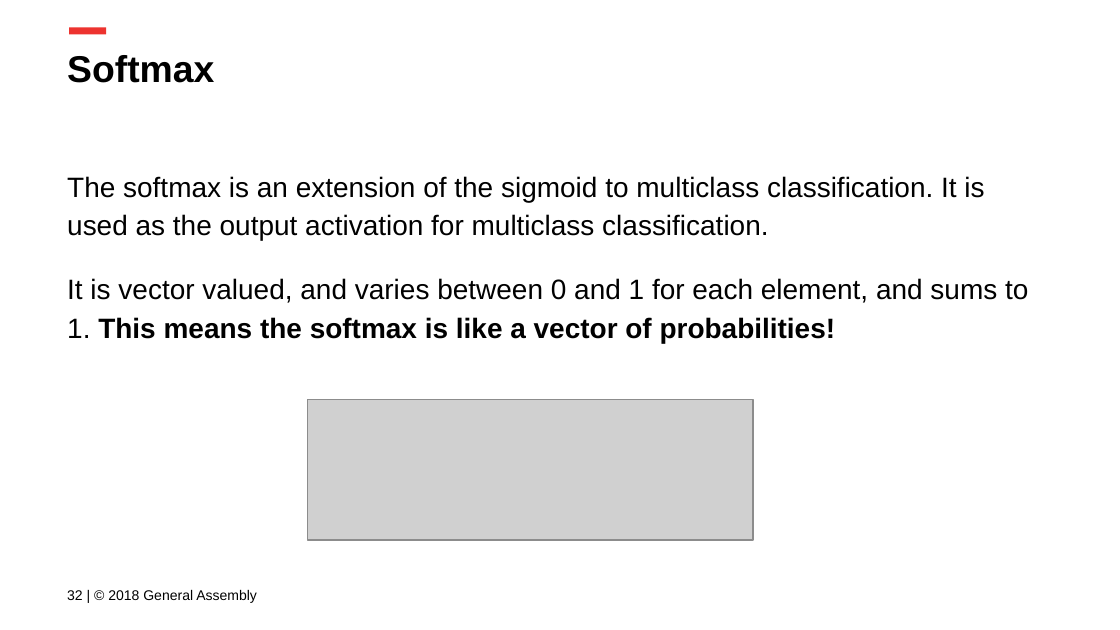
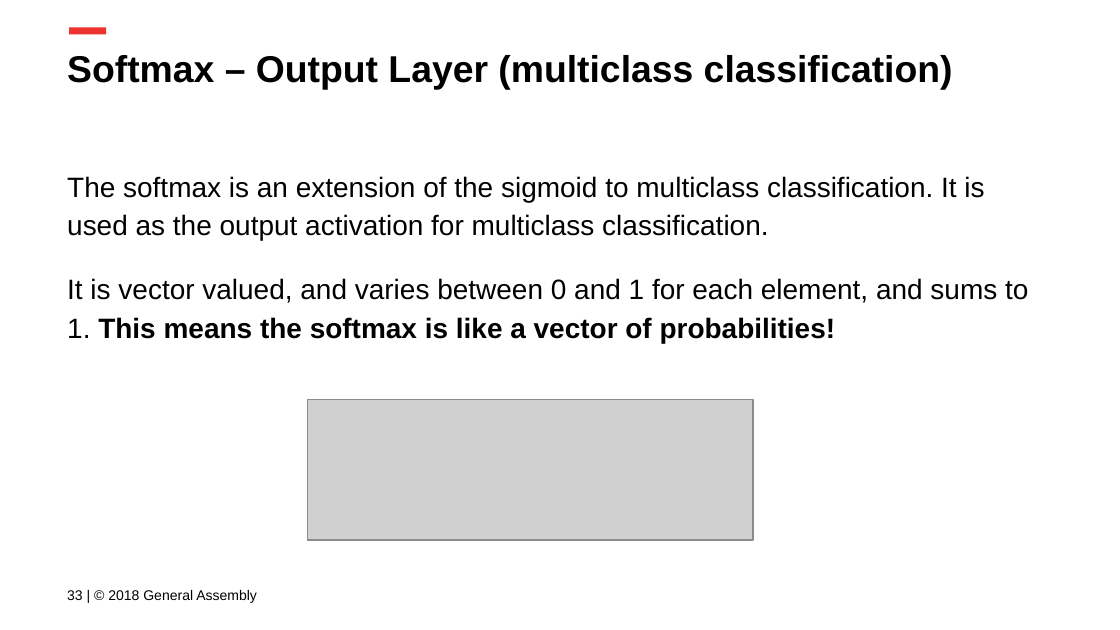
Before and after one commit to ga-curriculum/lesson-intro-nn, a slide deck: slide 33 of Intro to NNs.pptx (slide 32 before the commit). Drawn at 1120x630 pixels with LibreOffice and Linux fonts; fonts in the diff are those of the drawing; grey boxes stand for pictures; background and template pictures are left out. Boxes give left, top, right and bottom in pixels: in the first picture for what was removed or moved away, otherwise in the second. Text is boxed around its words. In the diff, an @@ line names an element or a change of style, - is before the commit and + after.

```diff
--- a/Intro to NNs.pptx
+++ b/Intro to NNs.pptx
@@ title at bbox=[67, 55, 953, 90]: text changed @@
-Softmax
+Softmax – Output Layer (multiclass classification)
@@ text at bbox=[67, 590, 257, 603]: text changed @@
-32 | © 2018 General Assembly
+33 | © 2018 General Assembly
```
Also in this commit, not shown: 7 other slides changed, 1 slide added, 2 other files.
